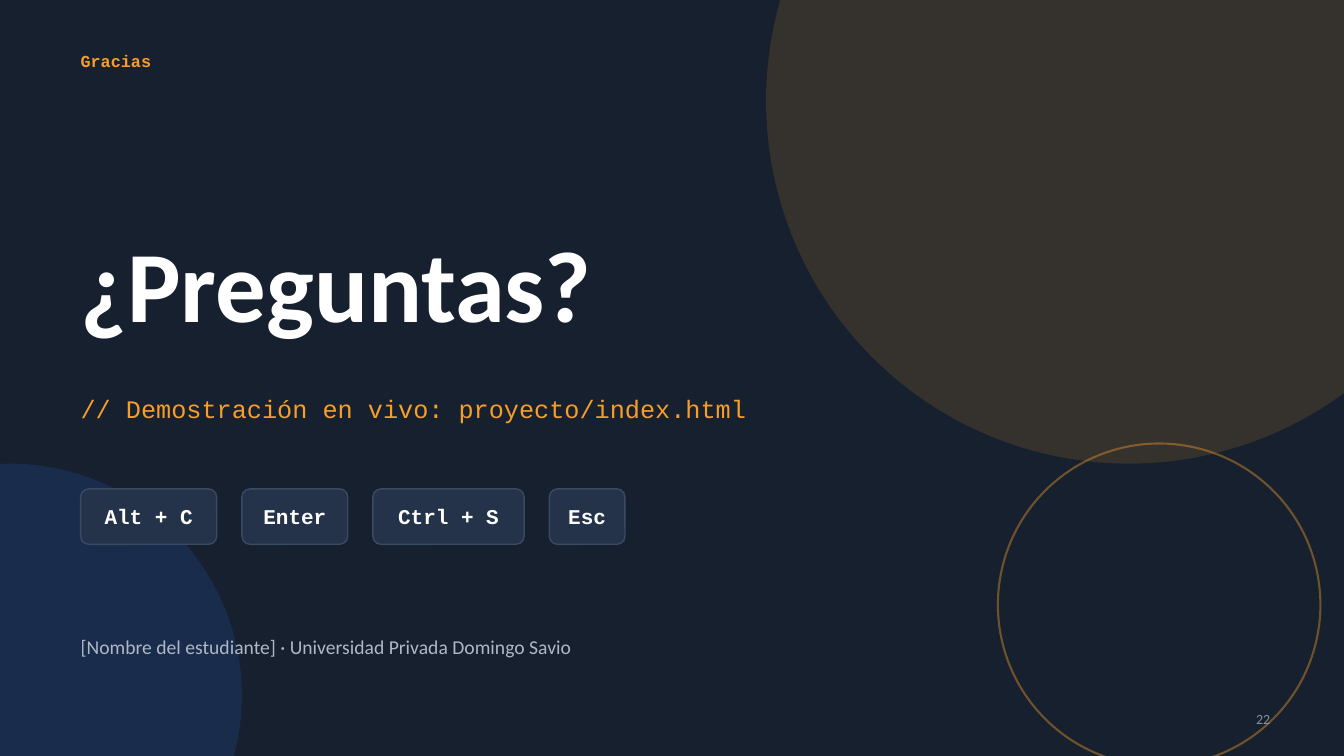
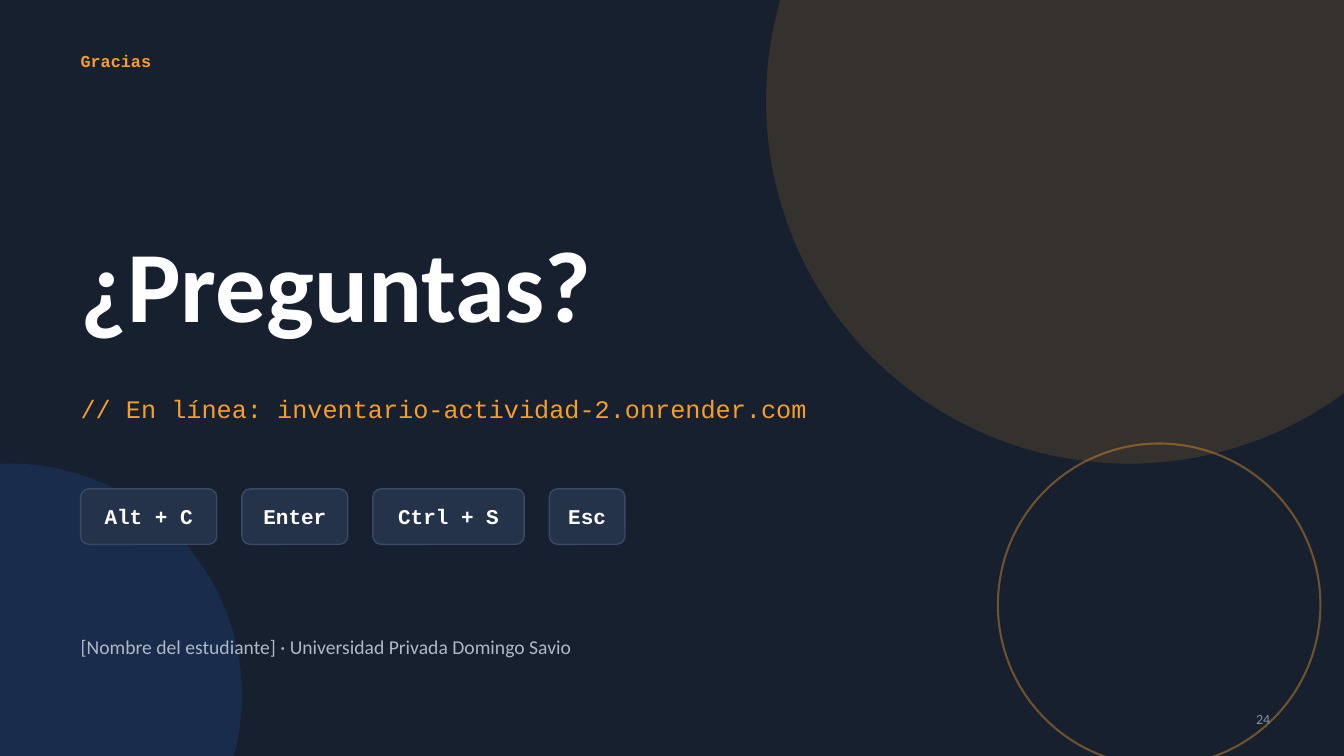
Before and after one commit to franconex/Actividad-2-DW2, a slide deck: slide 24 of Presentacion_POO_Eventos_PRO.pptx (slide 22 before the commit). Drawn at 1344x756 pixels with LibreOffice and Linux fonts; fonts in the diff are those of the drawing. Boxes give left, top, right and bottom in pixels: in the first picture for what was removed or moved away, otherwise in the second. Text is boxed around its words. In the diff, an @@ line names an element or a change of style, - is before the commit and + after.

```diff
--- a/Presentacion_POO_Eventos_PRO.pptx
+++ b/Presentacion_POO_Eventos_PRO.pptx
@@ text at [126, 399, 806, 419]: text changed @@
-// Demostración en vivo: proyecto/index.html
+// En línea: inventario-actividad-2.onrender.com
@@ page number at [1256, 715, 1270, 728]: text changed @@
-22
+24
```
Also in this commit, not shown: 5 other slides changed, 2 slides added, 2 other files.
